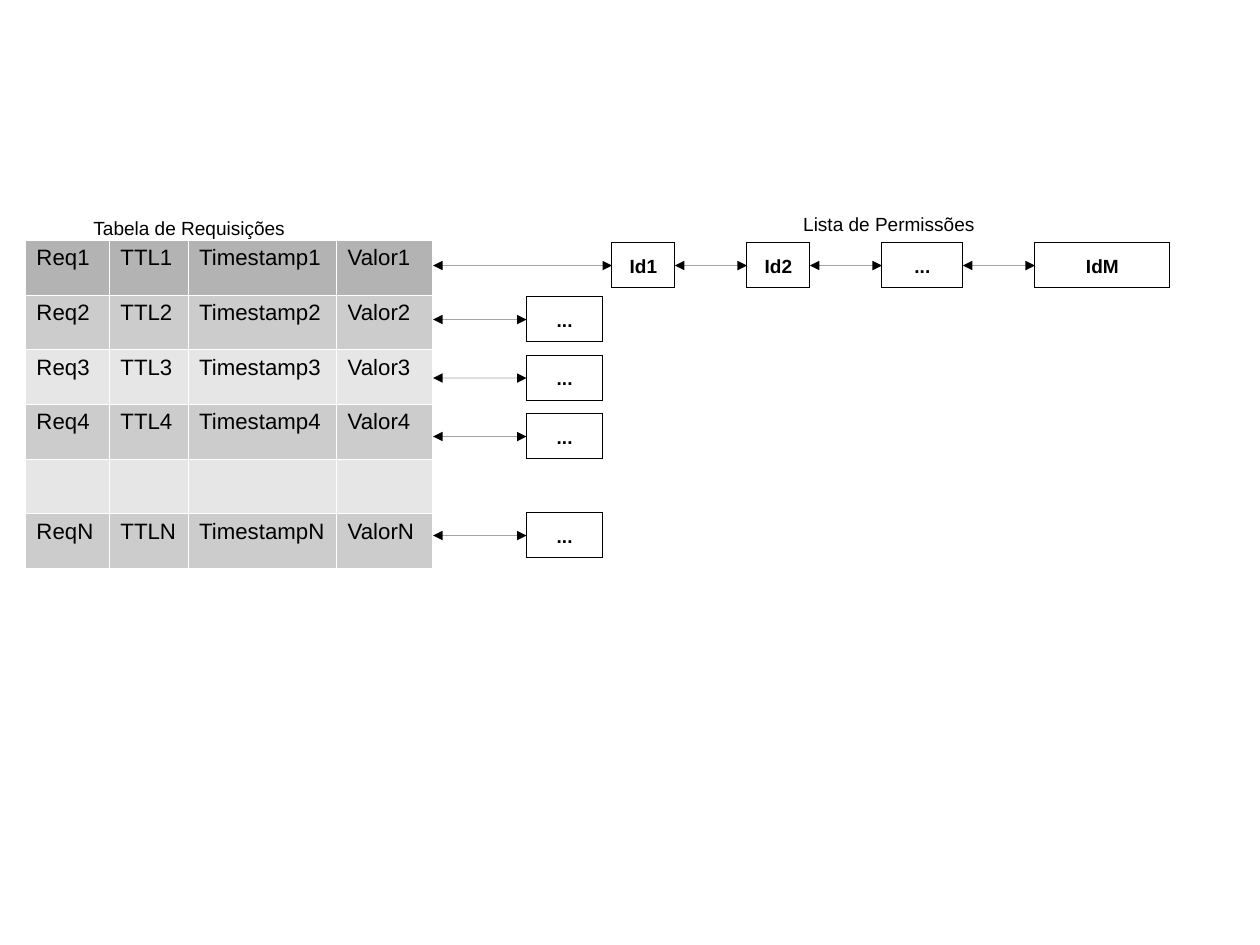
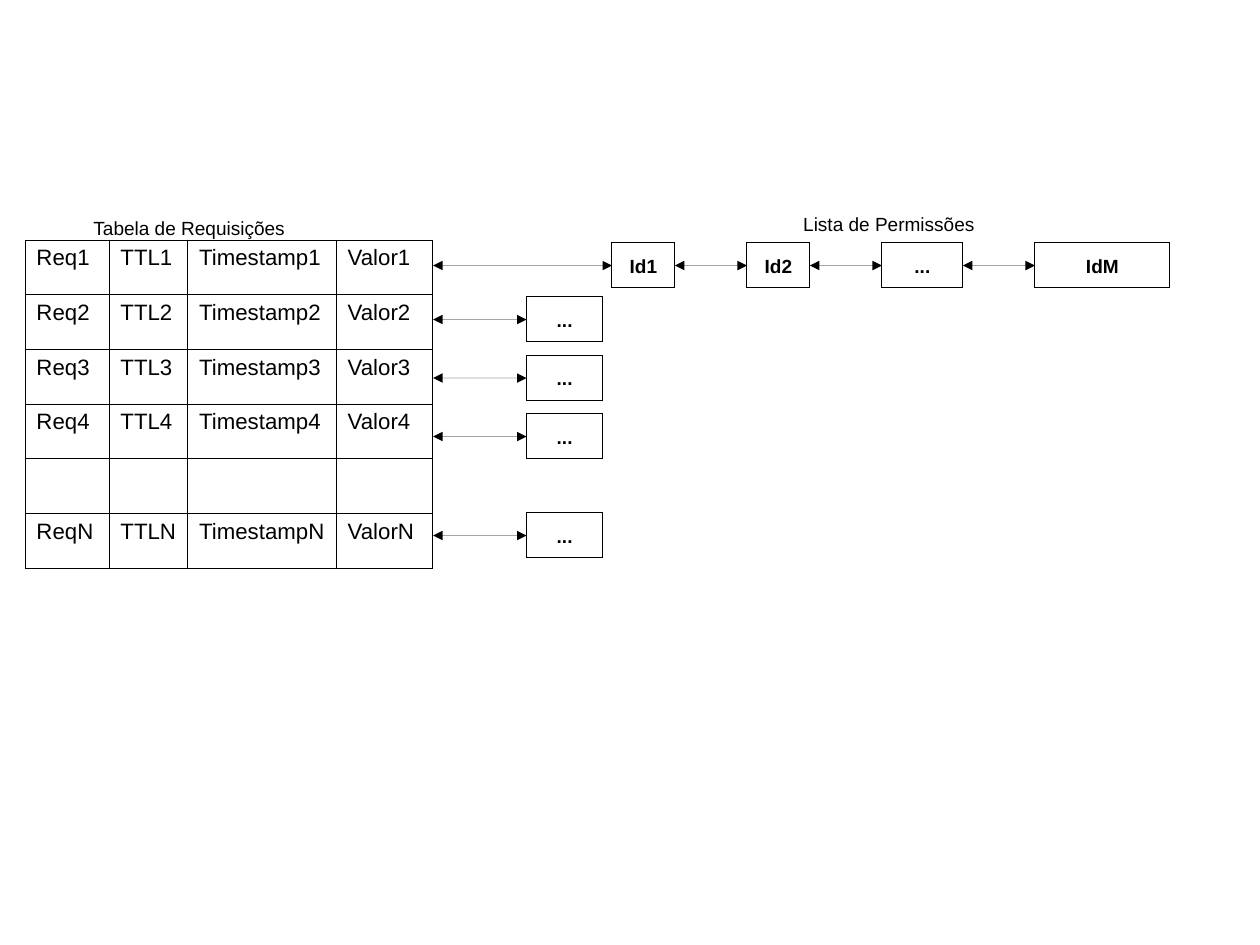
Before and after one commit to Juliano1612/arquitetura-iot, a slide deck: slide 4 of images/automata.odp. Drawn at 1260x945 pixels with LibreOffice and Linux fonts; fonts in the diff are those of the drawing. Boxes give left, top, right and bottom in pixels: in the first picture for what was removed or moved away, otherwise in the second. Text is boxed around its words. In the diff, an @@ line names an element or a change of style, - is before the commit and + after.

```diff
--- a/images/automata.odp
+++ b/images/automata.odp
@@ table at box(25, 240, 432, 568) @@
@@ fill #B3B3B3 to none in row 1 @@
@@ fill #CCCCCC to none in 12 cells @@
@@ fill #E6E6E6 to none in row 3 @@
@@ borders changed @@
```
Also in this commit, not shown: 3 other slides changed, 4 other files.
